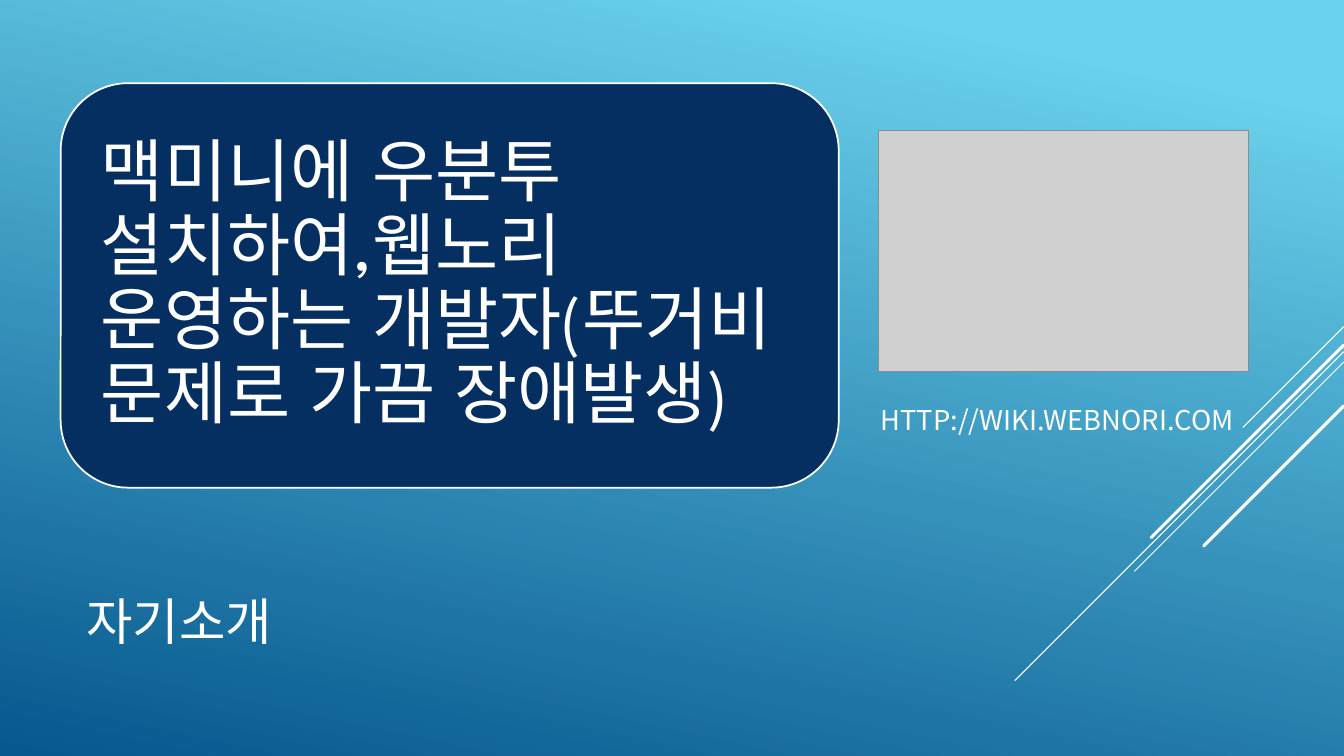
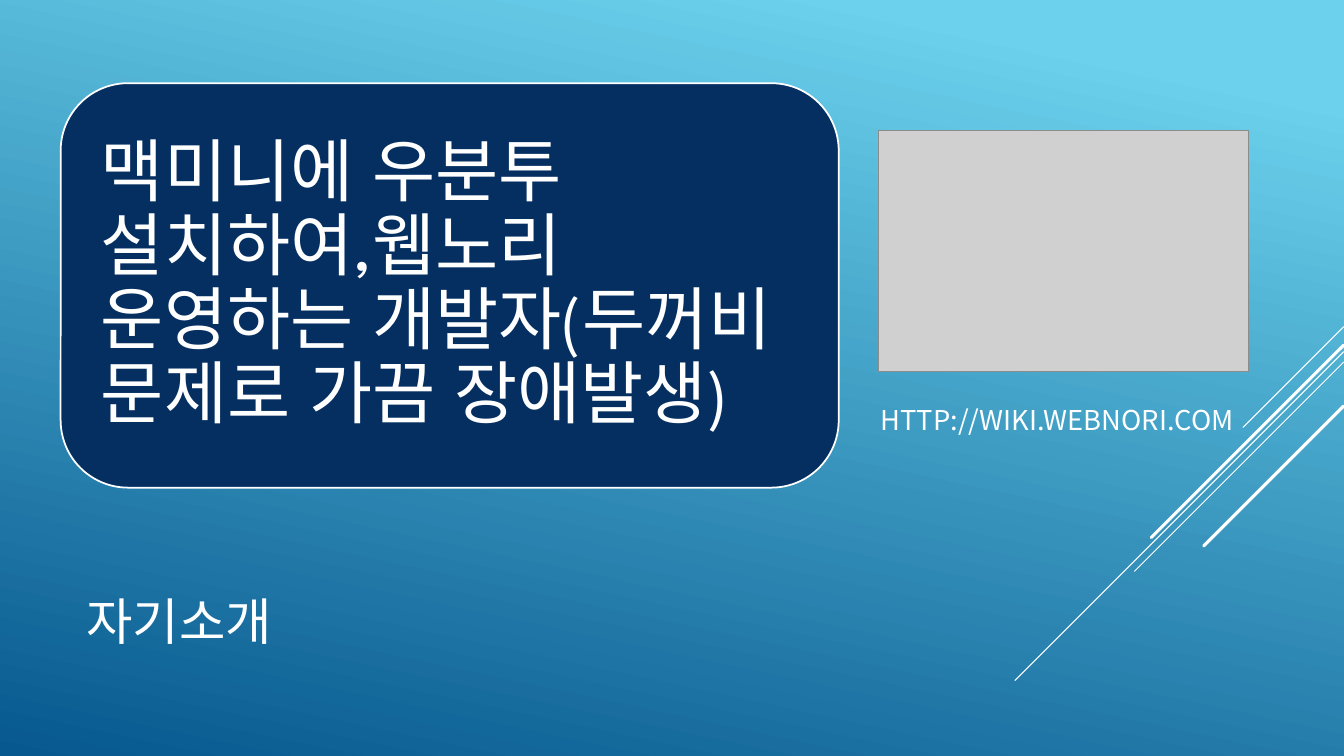
Before and after one commit to psmon/AkkaForNetCore, a slide deck: slide 2 of Doc/AKKA Introduce.pptx. Drawn at 1344x756 pixels with LibreOffice and Linux fonts; fonts in the diff are those of the drawing; grey boxes stand for pictures. Boxes give left, top, right and bottom in pixels: in the first picture for what was removed or moved away, otherwise in the second. Text is boxed around its words. In the diff, an @@ line names an element or a change of style, - is before the commit and + after.

```diff
--- a/Doc/AKKA Introduce.pptx
+++ b/Doc/AKKA Introduce.pptx
@@ text at [101, 139, 771, 432]: text changed @@
-맥미니에 우분투 설치하여,웹노리 운영하는 개발자(뚜거비 문제로 가끔 장애발생)
+맥미니에 우분투 설치하여,웹노리 운영하는 개발자(두꺼비 문제로 가끔 장애발생)
```
Also in this commit, not shown: 3 other slides changed.
